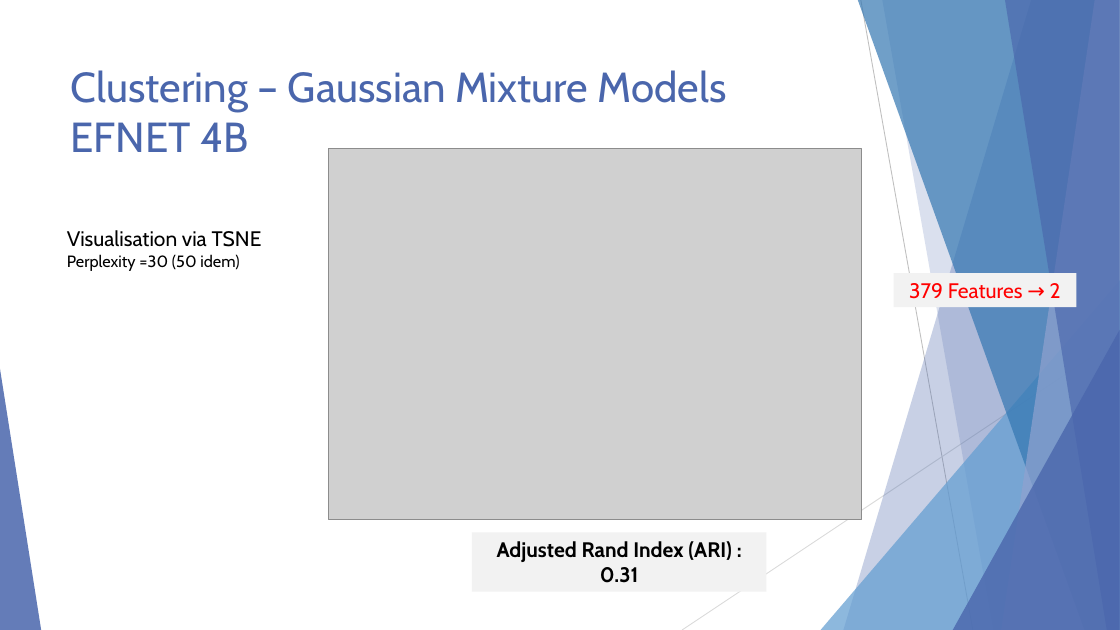
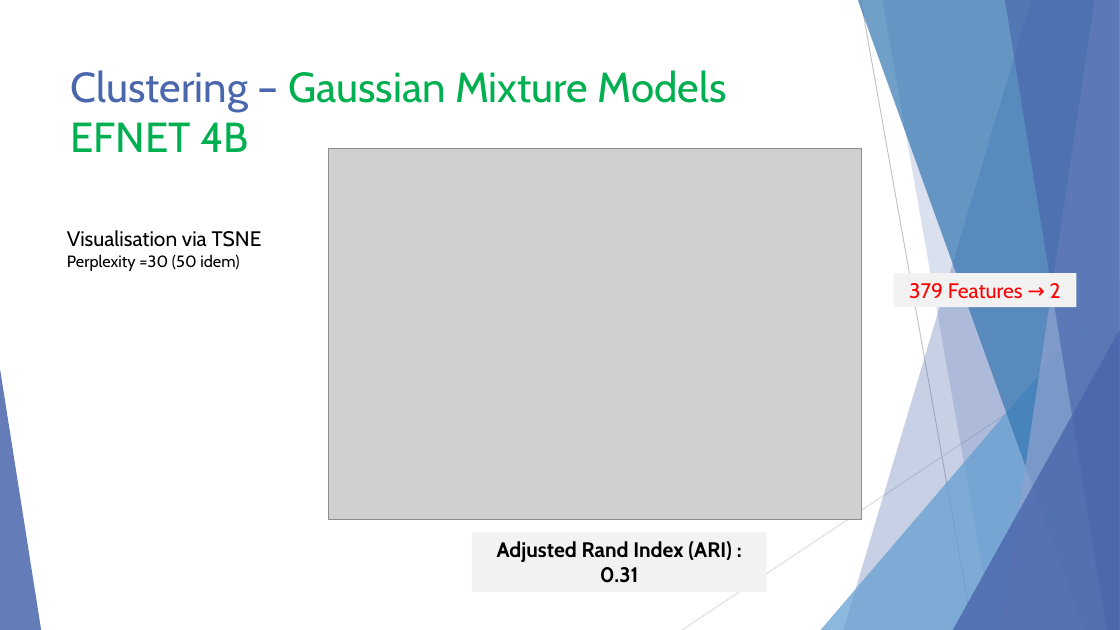
Before and after one commit to KL38/OC_P7_DL_SSL_Brain-Tumor-Detection, a slide deck: slide 11 of Lebayle_Kevin_7_présentation_13.04.26.pptx (slide 10 before the commit). Drawn at 1120x630 pixels with LibreOffice and Linux fonts; fonts in the diff are those of the drawing; grey boxes stand for pictures. Boxes give left, top, right and bottom in pixels: in the first picture for what was removed or moved away, otherwise in the second. Text is boxed around its words. In the diff, an @@ line names an element or a change of style, - is before the commit and + after.

```diff
--- a/Lebayle_Kevin_7_présentation_13.04.26.pptx
+++ b/Lebayle_Kevin_7_présentation_13.04.26.pptx
@@ title "Clustering – Gaussian Mixture Models ..." at [71,70,727,152]: text colour #4A66AC to #00B050 in "Gaussian Mixture Models EFNET 4B" @@
```
Also in this commit, not shown: 7 other slides changed, 11 slides added, 15 other files.
